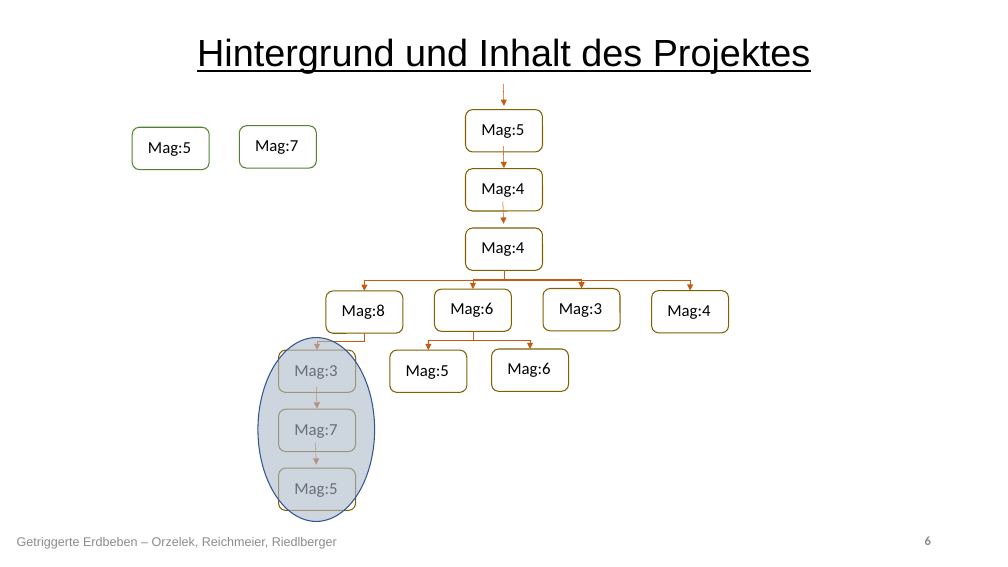
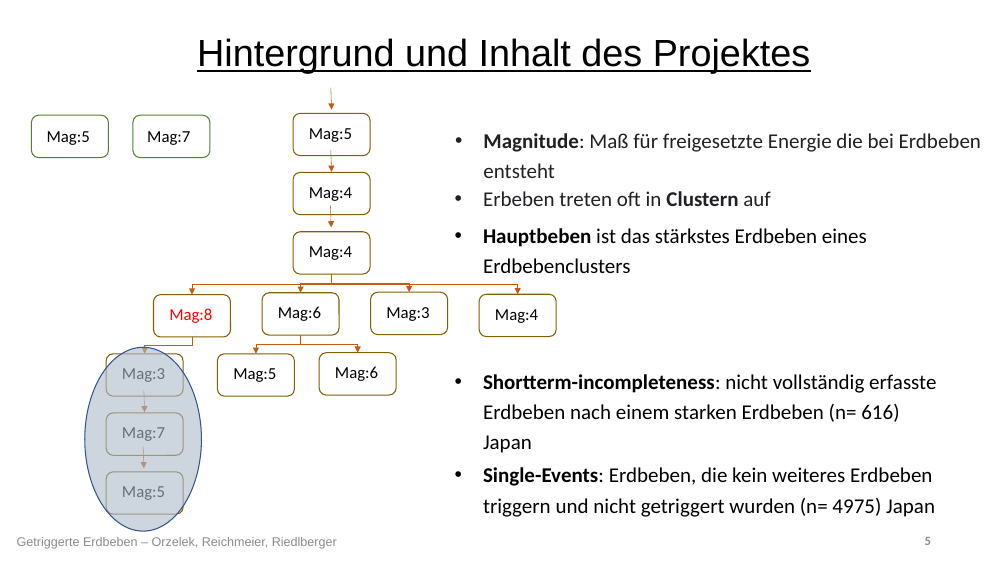
Before and after one commit to Kati77/Praktikum-Erdbeben, a slide deck: slide 5 of PP.pptx (slide 6 before the commit). Drawn at 1008x567 pixels with LibreOffice and Linux fonts; fonts in the diff are those of the drawing. Boxes give left, top, right and bottom in pixels: in the first picture for what was removed or moved away, otherwise in the second. Text is boxed around its words. In the diff, an @@ line names an element or a change of style, - is before the commit and + after.

```diff
--- a/PP.pptx
+++ b/PP.pptx
@@ rounded rectangle: place and size @@
-rounded rectangle at (132,127,209,169)
+rounded rectangle at (32,115,109,157)
@@ rounded rectangle: place and size @@
-rounded rectangle at (240,126,317,168)
+rounded rectangle at (133,115,210,157)
@@ text "Mag:5": place and size @@
-text "Mag:5" at (148,142,191,156)
+text "Mag:5" at (47,131,90,145)
@@ text "Mag:7": place and size @@
-text "Mag:7" at (255,140,298,154)
+text "Mag:7" at (147,131,190,145)
@@ text added at (483,133,981,178), 20 pt, text #202124 @@
+• Magnitude: Maß für freigesetzte Energie die bei Erdbeben entsteht
@@ 6 rounded rectangles, 3 arrows, 2 texts, 2 elbow arrows: place and size @@
-6 rounded rectangles, 3 arrows, 2 texts, 2 elbow arrows at (317,84,729,392)
+6 rounded rectangles, 3 arrows, 2 texts, 2 elbow arrows at (144,88,557,395)
@@ text added at (483,191,771,206), 20 pt, text #202124 @@
+• Erbeben treten oft in Clustern auf
@@ text added at (483,228,867,273), 20 pt, text #000000 @@
+• Hauptbeben ist das stärkstes Erdbeben eines Erdbebenclusters
@@ text "Mag:8" at (169,308,212,323): text colour #000000 to #FF0000 @@
@@ ellipse: place and size @@
-ellipse at (258,338,374,522)
+ellipse at (85,347,201,531)
@@ text added at (483,374,936,453), 20 pt, text #000000 @@
+• Shortterm-incompleteness: nicht vollständig erfasste Erdbeben nach einem starken Erdbeben (n= 616) Japan
@@ 10 texts, 6 rounded rectangles, 5 elbow arrows, 2 arrows: place and size @@
-10 texts, 6 rounded rectangles, 5 elbow arrows, 2 arrows at (278,124,710,510)
+10 texts, 6 rounded rectangles, 5 elbow arrows, 2 arrows at (106,128,538,514)
@@ text added at (483,467,935,517), 20 pt, text #000000 @@
+• Single-Events: Erdbeben, die kein weiteres Erdbeben triggern und nicht getriggert wurden (n= 4975) Japan
```
Also in this commit, not shown: 12 other slides changed, 12 slides added, 3 slides removed.
